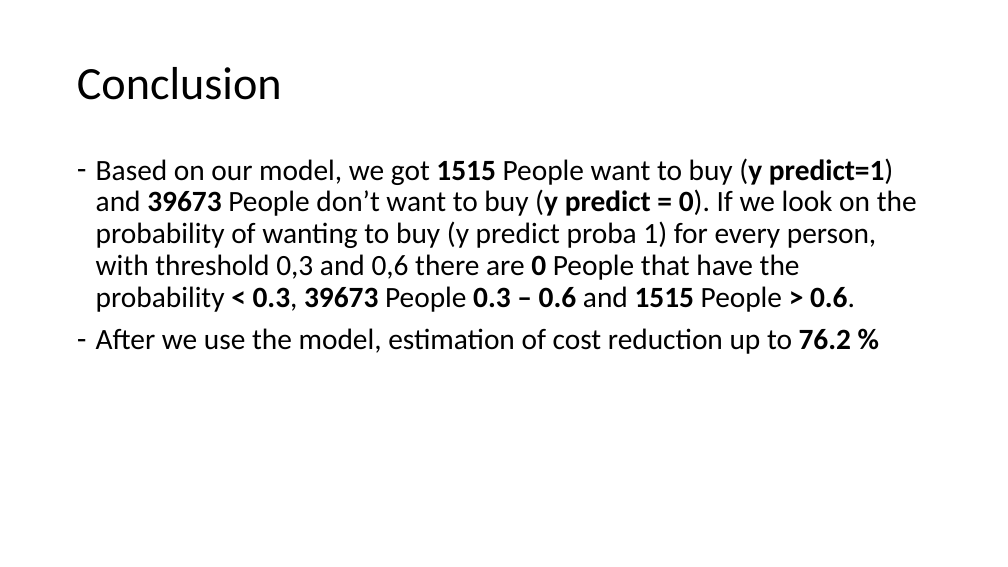
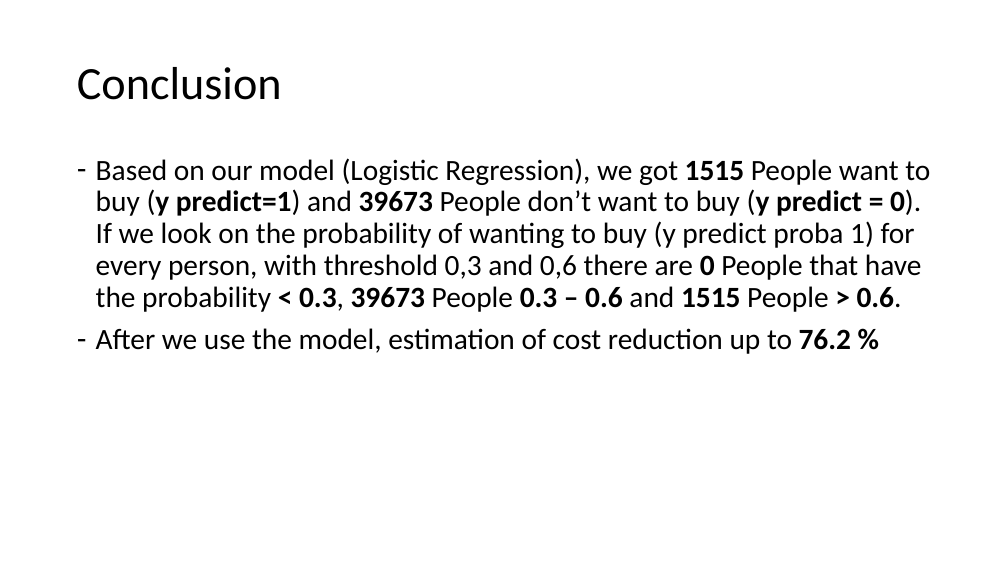
Before and after one commit to abdullahayas123/Tes-Model-Marketing-Scipy, a slide deck: slide 69 of Presentation-1.pptx (slide 67 before the commit). Drawn at 1008x567 pixels with LibreOffice and Linux fonts; fonts in the diff are those of the drawing. Boxes give left, top, right and bottom in pixels: in the first picture for what was removed or moved away, otherwise in the second. Text is boxed around its words. In the diff, an @@ line names an element or a change of style, - is before the commit and + after.

```diff
--- a/Presentation-1.pptx
+++ b/Presentation-1.pptx
@@ text at (96,158,930,312): text changed @@
-– Based on our model, we got 1515 People want to buy (y predict=1) and 39673 People don’t want to buy (y predict = 0). If we look on the probability of wanting to buy (y predict proba 1) for every person, with threshold 0,3 and 0,6 there are 0 People that have the probability < 0.3, 39673 People 0.3 – 0.6 and 1515 People > 0.6.
+– Based on our model (Logistic Regression), we got 1515 People want to buy (y predict=1) and 39673 People don’t want to buy (y predict = 0). If we look on the probability of wanting to buy (y predict proba 1) for every person, with threshold 0,3 and 0,6 there are 0 People that have the probability < 0.3, 39673 People 0.3 – 0.6 and 1515 People > 0.6.
```
Also in this commit, not shown: 6 other slides changed, 2 slides added.
